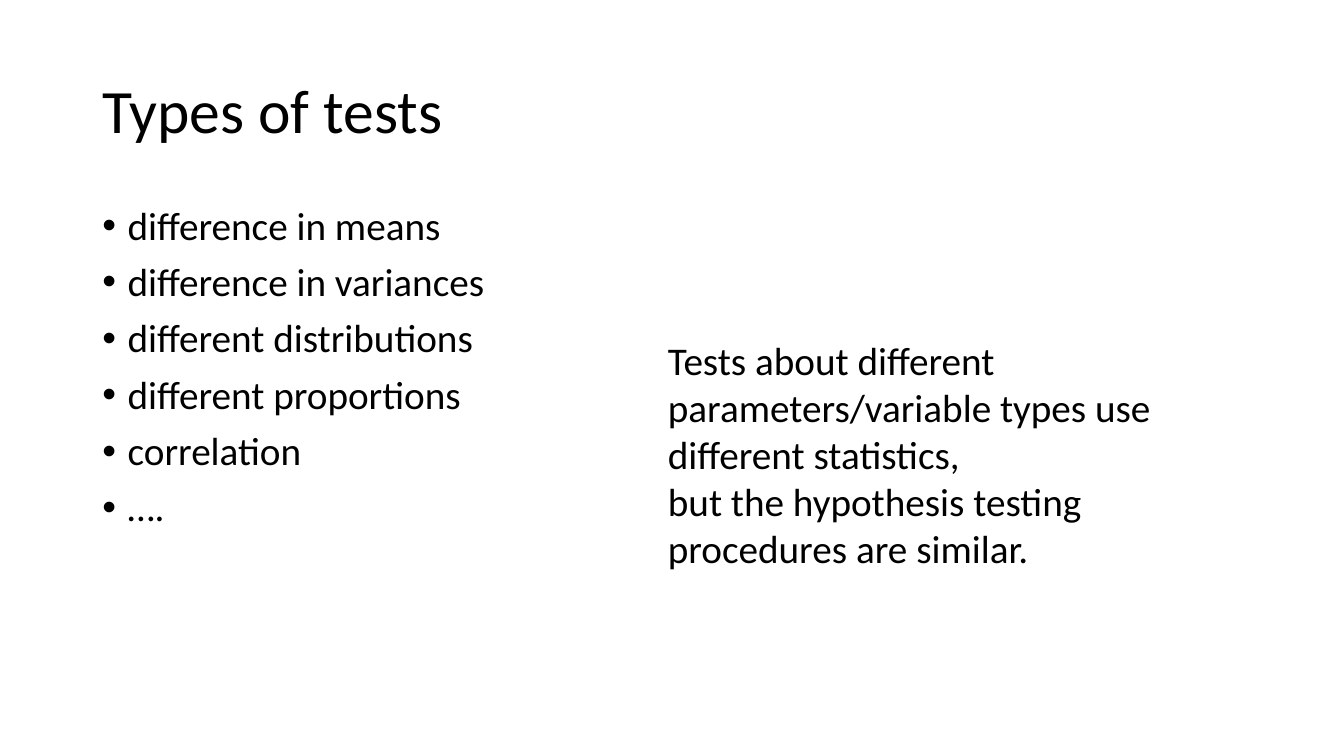
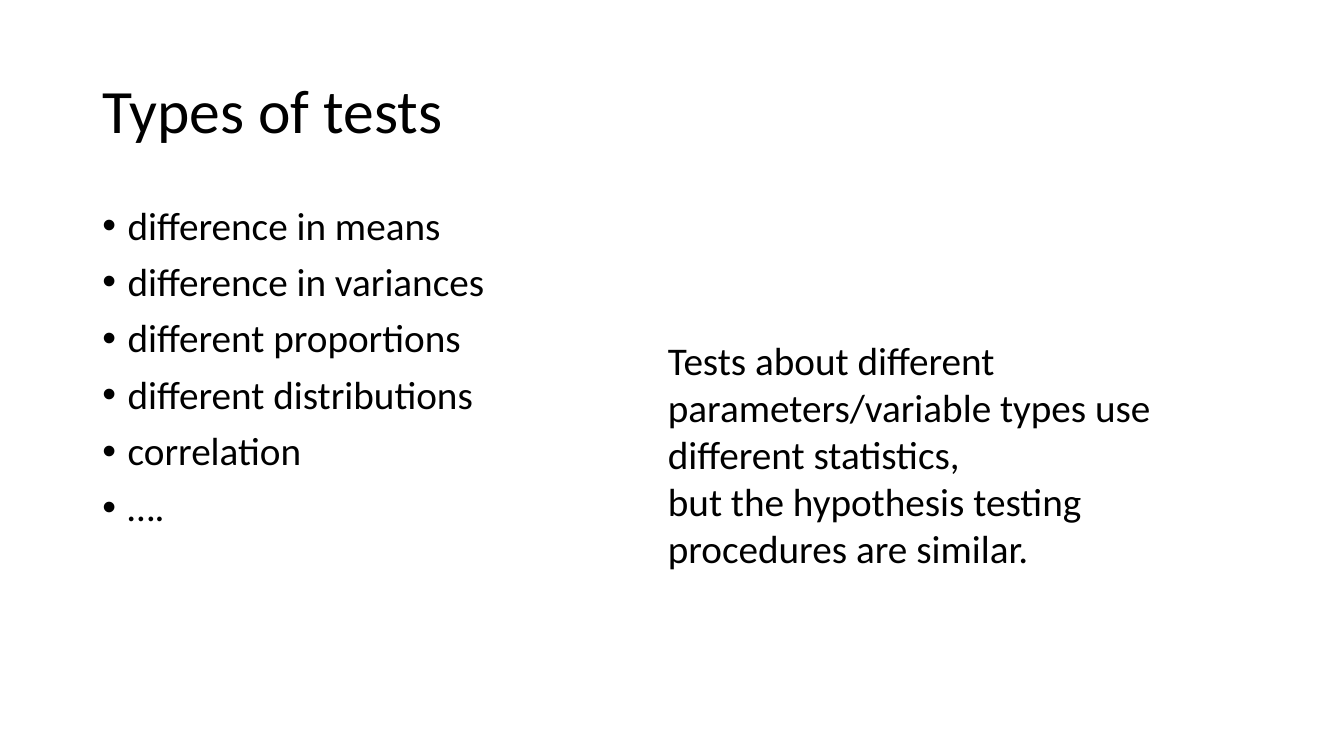
Before and after one commit to USCbiostats/LAsBEST, a slide deck: slide 20 of google-drive/week02/2Tues/1_lasbest-hypothesis-testing.pptx (slide 22 before the commit). Drawn at 1344x756 pixels with LibreOffice and Linux fonts; fonts in the diff are those of the drawing; background and template pictures are left out. Boxes give left, top, right and bottom in pixels: in the first picture for what was removed or moved away, otherwise in the second. Text is boxed around its words. In the diff, an @@ line names an element or a change of style, - is before the commit and + after.

```diff
--- a/google-drive/week02/2Tues/1_lasbest-hypothesis-testing.pptx
+++ b/google-drive/week02/2Tues/1_lasbest-hypothesis-testing.pptx
@@ text at (x1=128, y1=324, x2=460, y2=359): paragraph added @@
+• different proportions
@@ text at (x1=128, y1=381, x2=460, y2=416): paragraph removed @@
-• different proportions
```
Also in this commit, not shown: 7 other slides changed, 2 slides added, 4 slides removed, 1 other file.
